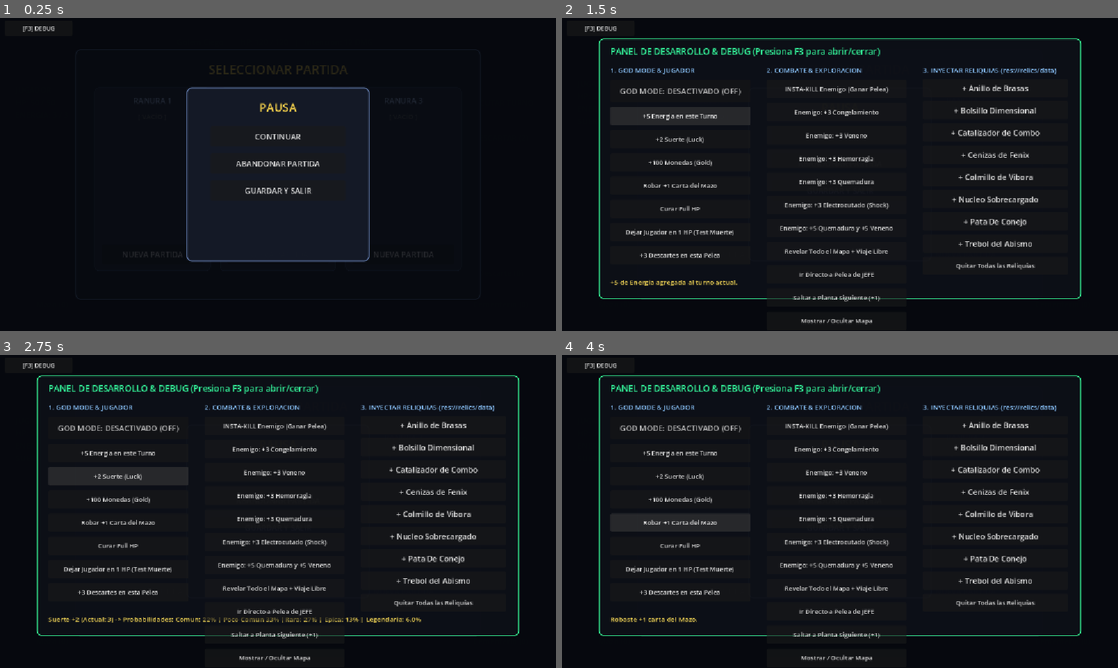
Above: before the commit, frames 1-4 (two rows, left to right).
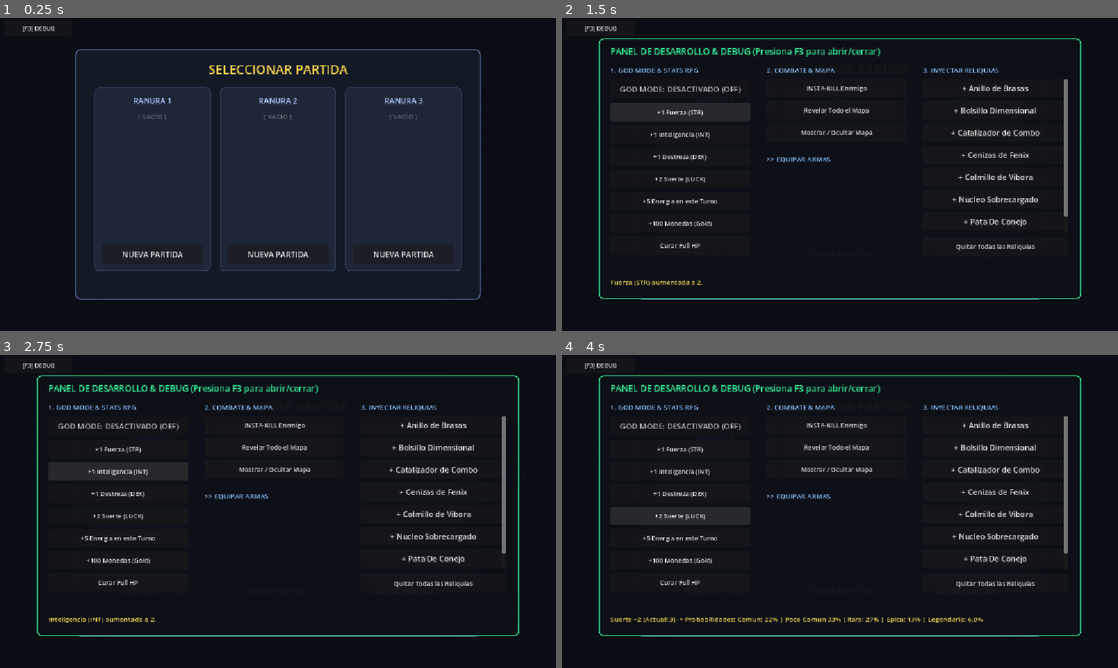
Above: after the commit, the same moments.

Repository: gastonmonsalvo/card_builder
Game: Godot game, scene res://game/battleTable/battle_table.tscn
The game is run twice, just before and just after one commit, with the same random seed, the same clock (stepped at 60 frames per second) and the same inputs.
Inputs (mouse positions are in pixels of both pictures, inside the frame that each line leads up to):
- Up to frame 1 (0.25 s): no input
- Up to frame 2 (1.5 s): click "[F3] DEBUG" at 0.5 s; click (678, 111) at 1.25 s, where only the run after the commit has a clickable "+1 Fuerza (STR)"
- Up to frame 3 (2.75 s): click (116, 470) at 2 s, where only the run after the commit has a clickable "+1 Inteligencia (INT)"
- Up to frame 4 (4 s): click (678, 492) at 2.75 s, where only the run after the commit has a clickable "+1 Destreza (DEX)"; click (678, 524) at 3.5 s, where only the run before the commit has a clickable "Robar +1 Carta del Mazo"

The runs differ from the first frame. In frame 1, 25% of the frame differs, in the area x 13-87%, y 10-90%; in frame 2, 5.8%; in frame 3, 6.2%; in frame 4, 6.4%.
Error before the commit: Invalid assignment of property or key 'paused' with value of type 'bool' on a base object of type 'null instance'. (res://ui/system/pause_menu_view.gd:168)
Error after the commit: Invalid call. Nonexistent function 'get_status_text' in base 'Nil'. (res://ui/run/battle_hud.gd:70)

Commit message:
revision-en-debug-pause-y-gitignore

Diff:
--- a/ui/system/debug_overlay.gd
+++ b/ui/system/debug_overlay.gd
@@ -100,6 +100,7 @@
 	panel.visible = not panel.visible
 	if panel.visible:
 		_rebuild_relic_buttons()
+		_rebuild_weapon_buttons()
 		_refresh_god_mode_visuals()
 
 ## Construye las 3 columnas principales de botones inyectando las lógicas agrupadas:
@@ -107,60 +108,73 @@
 ## Columna 2: Trucos de Combate y Avance por el mapa.
 ## Columna 3: Inyector directo de Reliquias permanentes.
 func _build_columns() -> void:
+	# --- COLUMNA 1: GOD MODE & STATS RPG ---
 	var col1 := VBoxContainer.new()
 	col1.position = Vector2(24, 56)
 	col1.custom_minimum_size = Vector2(290, 420)
-	col1.add_theme_constant_override("separation", 10)
+	col1.add_theme_constant_override("separation", 8)
 	panel.add_child(col1)
 
-	col1.add_child(_make_section_label("1. GOD MODE & JUGADOR"))
+	col1.add_child(_make_section_label("1. GOD MODE & STATS RPG"))
 
 	god_mode_btn = Button.new()
-	god_mode_btn.custom_minimum_size = Vector2(290, 46)
+	god_mode_btn.custom_minimum_size = Vector2(290, 42)
 	god_mode_btn.pressed.connect(_on_toggle_god_mode)
 	col1.add_child(god_mode_btn)
 
+	col1.add_child(_make_action_btn("+1 Fuerza (STR)", _on_add_str))
+	col1.add_child(_make_action_btn("+1 Inteligencia (INT)", _on_add_int))
+	col1.add_child(_make_action_btn("+1 Destreza (DEX)", _on_add_dex))
+	col1.add_child(_make_action_btn("+2 Suerte (LUCK)", _on_add_luck))
 	col1.add_child(_make_action_btn("+5 Energia en este Turno", _on_add_energy))
-	col1.add_child(_make_action_btn("+2 Suerte (Luck)", _on_add_luck))
 	col1.add_child(_make_action_btn("+100 Monedas (Gold)", _on_add_gold))
-	col1.add_child(_make_action_btn("Robar +1 Carta del Mazo", _on_draw_card))
 	col1.add_child(_make_action_btn("Curar Full HP", _on_heal_full))
-	col1.add_child(_make_action_btn("Dejar Jugador en 1 HP (Test Muerte)", _on_set_one_hp))
-	col1.add_child(_make_action_btn("+3 Descartes en esta Pelea", _on_add_discards))
-
+
+	# --- COLUMNA 2: COMBATE, EXPLORACIÓN Y ARMAS ---
 	var col2 := VBoxContainer.new()
 	col2.position = Vector2(348, 56)
 	col2.custom_minimum_size = Vector2(290, 420)
-	col2.add_theme_constant_override("separation", 10)
+	col2.add_theme_constant_override("separation", 8)
 	panel.add_child(col2)
 
-	col2.add_child(_make_section_label("2. COMBATE & EXPLORACION"))
-	col2.add_child(_make_action_btn("INSTA-KILL Enemigo (Ganar Pelea)", _on_instakill_enemy))
-	col2.add_child(_make_action_btn("Enemigo: +3 Congelamiento", _on_freeze_enemy))
-	col2.add_child(_make_action_btn("Enemigo: +3 Veneno", _on_poison_enemy))
-	col2.add_child(_make_action_btn("Enemigo: +3 Hemorragia", _on_hemorrhage_enemy))
-	col2.add_child(_make_action_btn("Enemigo: +3 Quemadura", _on_burn_enemy))
-	col2.add_child(_make_action_btn("Enemigo: +3 Electrocutado (Shock)", _on_shock_enemy))
-	col2.add_child(_make_action_btn("Enemigo: +5 Quemadura y +5 Veneno", _on_status_enemy))
-	col2.add_child(_make_action_btn("Revelar Todo el Mapa + Viaje Libre", _on_reveal_map))
-	col2.add_child(_make_action_btn("Ir Directo a Pelea de JEFE", _on_fight_boss_now))
-	col2.add_child(_make_action_btn("Saltar a Planta Siguiente (+1)", _on_next_floor))
+	col2.add_child(_make_section_label("2. COMBATE & MAPA"))
+	col2.add_child(_make_action_btn("INSTA-KILL Enemigo", _on_instakill_enemy))
+	col2.add_child(_make_action_btn("Revelar Todo el Mapa", _on_reveal_map))
 	col2.add_child(_make_action_btn("Mostrar / Ocultar Mapa", _on_toggle_map_view))
 
+	# Agregamos la sub-sección de armas en la columna 2
+	var spacer = Control.new()
+	spacer.custom_minimum_size = Vector2(0, 10)
+	col2.add_child(spacer)
+	col2.add_child(_make_section_label(">> EQUIPAR ARMAS"))
+
+	weapons_box = VBoxContainer.new()
+	weapons_box.add_theme_constant_override("separation", 8)
+
+	# ScrollContainer para las armas por si tenés muchas
+	var scroll_weapons = ScrollContainer.new()
+	scroll_weapons.custom_minimum_size = Vector2(290, 180)
+	scroll_weapons.add_child(weapons_box)
+	col2.add_child(scroll_weapons)
+
+	# --- COLUMNA 3: INYECTAR RELIQUIAS ---
 	var col3 := VBoxContainer.new()
 	col3.position = Vector2(672, 56)
 	col3.custom_minimum_size = Vector2(300, 420)
 	col3.add_theme_constant_override("separation", 8)
 	panel.add_child(col3)
 
-	col3.add_child(_make_section_label("3. INYECTAR RELIQUIAS (res://relics/data)"))
+	col3.add_child(_make_section_label("3. INYECTAR RELIQUIAS"))
 
 	relics_box = VBoxContainer.new()
 	relics_box.add_theme_constant_override("separation", 8)
-	col3.add_child(relics_box)
+
+	var scroll_relics = ScrollContainer.new()
+	scroll_relics.custom_minimum_size = Vector2(300, 320)
+	scroll_relics.add_child(relics_box)
+	col3.add_child(scroll_relics)
 
 	col3.add_child(_make_action_btn("Quitar Todas las Reliquias", _on_clear_relics))
-
 ## Lee el catálogo estático completo de reliquias y genera dinámicamente un botón por cada una
 ## para equiparla instantáneamente en el jugador y probar interacciones.
 func _rebuild_relic_buttons() -> void:
@@ -202,6 +216,32 @@
 	if toggle_badge_btn:
 		toggle_badge_btn.text = "[F3] GOD MODE ON" if active else "[F3] DEBUG"
 		toggle_badge_btn.self_modulate = Color(0.25, 1.0, 0.45) if active else Color(1.0, 1.0, 1.0)
+
+## Genera botones dinámicos para equipar armas desde el catálogo
+func _rebuild_weapon_buttons() -> void:
+	if not weapons_box or not run:
+		return
+	for child in weapons_box.get_children():
+		child.queue_free()
+
+
+	if "weapon_catalog" in run:
+		for weapon: WeaponData in run.weapon_catalog:
+			var btn := Button.new()
+			btn.custom_minimum_size = Vector2(280, 32)
+
+			# Marcamos visualmente si es el arma que tenemos equipada
+			if run.current_weapon and run.current_weapon.weapon_id == weapon.weapon_id:
+				btn.text = "[E] " + weapon.weapon_name
+				btn.self_modulate = Color(0.2, 1.0, 0.5)
+			else:
+				btn.text = weapon.weapon_name
+				btn.self_modulate = Color(1.0, 1.0, 1.0)
+
+			btn.pressed.connect(func(): _on_equip_weapon(weapon))
+			weapons_box.add_child(btn)
+
+
 
 # --- LOGICA DE ACCIONES DE DEBUG (100% ENCAPSULADA AQUI) ---
 
@@ -424,3 +464,37 @@
 	table.enemy.hemorrhage += 3
 	table.refresh_ui()
 	log_label.text = "Aplicado +3 Hemorragia al enemigo actual (Total: %d)." % table.enemy.hemorrhage
+
+func _on_add_str() -> void:
+	if not run or not table: return
+	run.player_str += 1
+	table.refresh_ui()
+	log_label.text = "Fuerza (STR) aumentada a %d." % run.player_str
+
+func _on_add_int() -> void:
+	if not run or not table: return
+	run.player_int += 1
+	table.refresh_ui()
+	log_label.text = "Inteligencia (INT) aumentada a %d." % run.player_int
+
+func _on_add_dex() -> void:
+	if not run or not table: return
+	run.player_dex += 1
+	table.refresh_ui()
+	log_label.text = "Destreza (DEX) aumentada a %d." % run.player_dex
+
+func _on_equip_weapon(weapon: WeaponData) -> void:
+	if not run or not table: return
+
+	if run.has_method("equip_weapon"):
+		run.equip_weapon(weapon)
+	else:
+		run.current_weapon = weapon
+
+	# Refrescamos la UI para ver cómo cambian los números en el Preview
+	table.refresh_ui()
+
+	# Regeneramos la lista para mover el marcador "[E]" de arma equipada
+	_rebuild_weapon_buttons()
+
+	log_label.text = "Arma equipada: %s (Daño Base: %d)" % [weapon.weapon_name, weapon.base_damage]
--- a/ui/system/pause_menu_view.gd
+++ b/ui/system/pause_menu_view.gd
@@ -162,7 +162,8 @@
 	hbox.add_child(btn_no)
 
 ## Abre la vista haciéndola visible y detiene el paso del tiempo en todo el juego
-##  invocando `get_tree().paused = true`.func open_pause() -> void:
+##  invocando `get_tree().paused = true`.
+func open_pause() -> void:
 	confirm_modal.visible = false
 	visible = true
 	get_tree().paused = true
